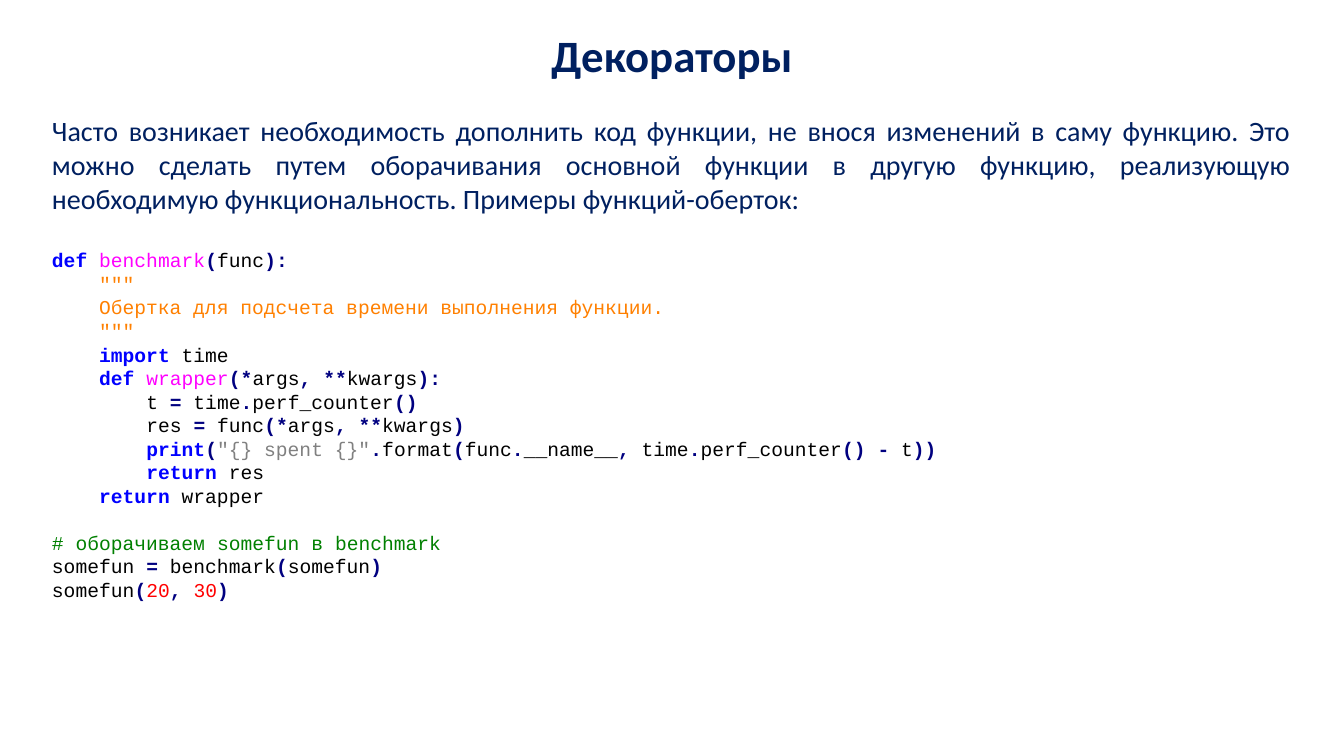
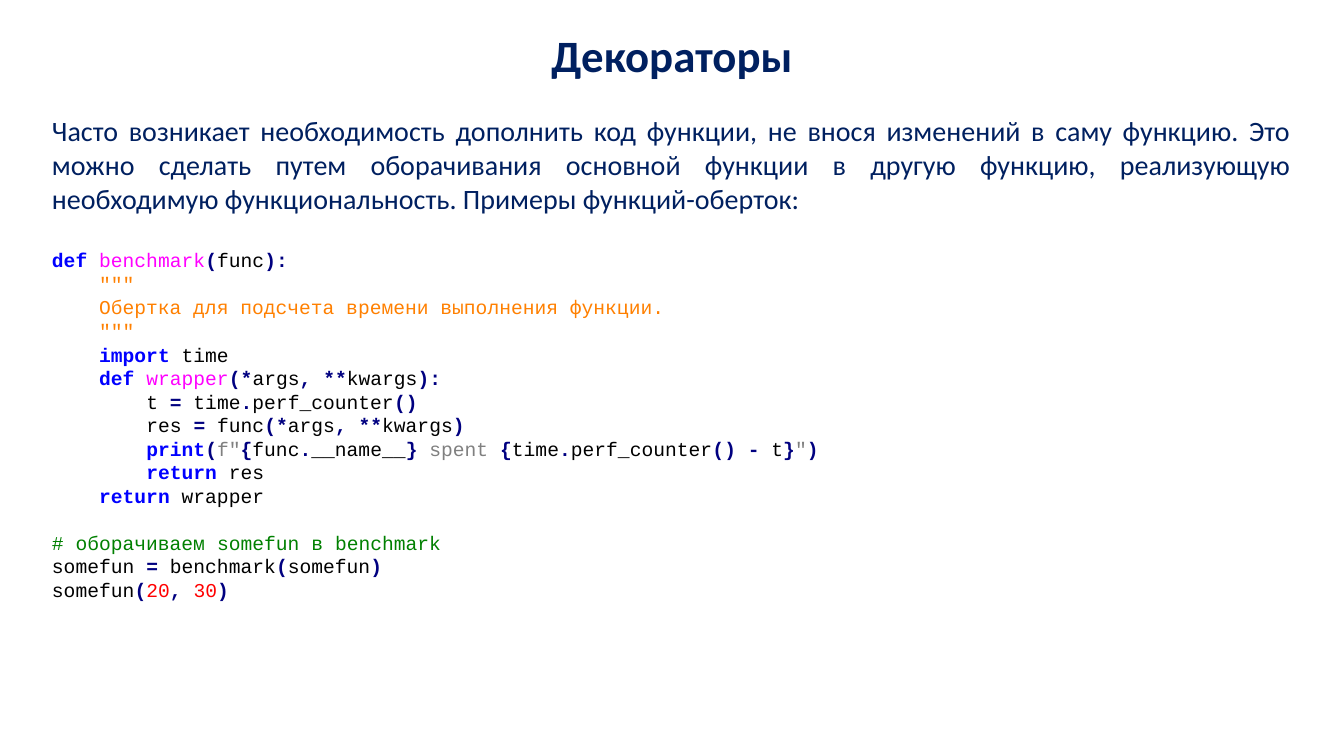
Before and after one commit to vamishnin/PythonCoursePro, a slide deck: slide 34 of Lectures/py_lec_4.pptx. Drawn at 1344x756 pixels with LibreOffice and Linux fonts; fonts in the diff are those of the drawing; background and template pictures are left out. Boxes give left, top, right and bottom in pixels: in the first picture for what was removed or moved away, otherwise in the second. Text is boxed around its words. In the diff, an @@ line names an element or a change of style, - is before the commit and + after.

```diff
--- a/Lectures/py_lec_4.pptx
+++ b/Lectures/py_lec_4.pptx
@@ text at (146, 442, 818, 460): text changed @@
-print("{} spent {}".format(func.__name__, time.perf_counter() - t))
+print(f"{func.__name__} spent {time.perf_counter() - t}")
```
Also in this commit, not shown: 11 other slides changed, 7 other files.
